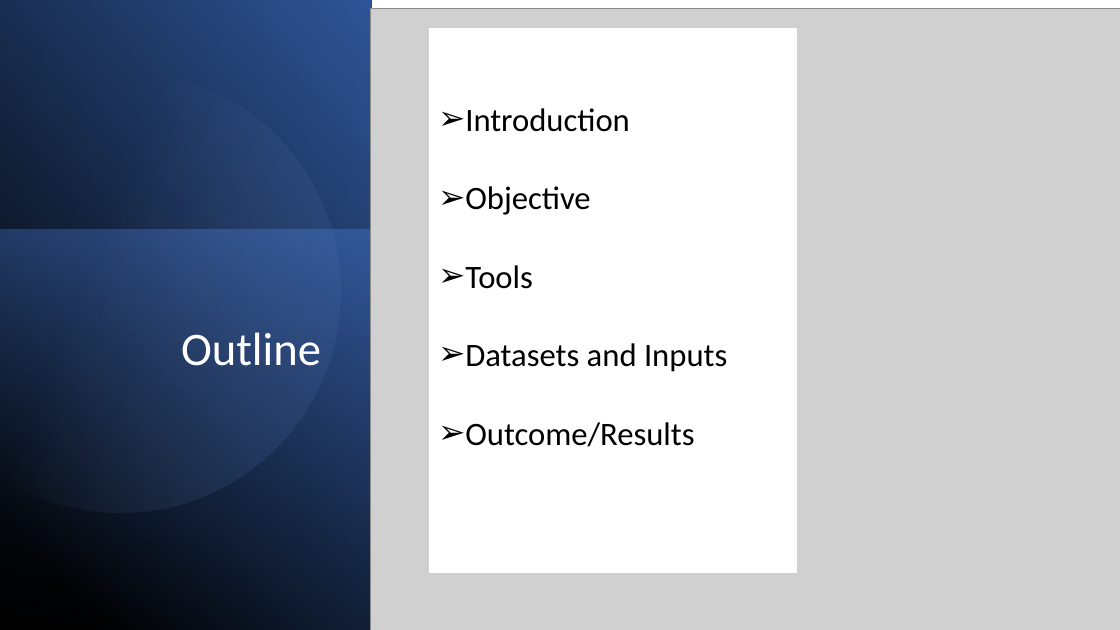
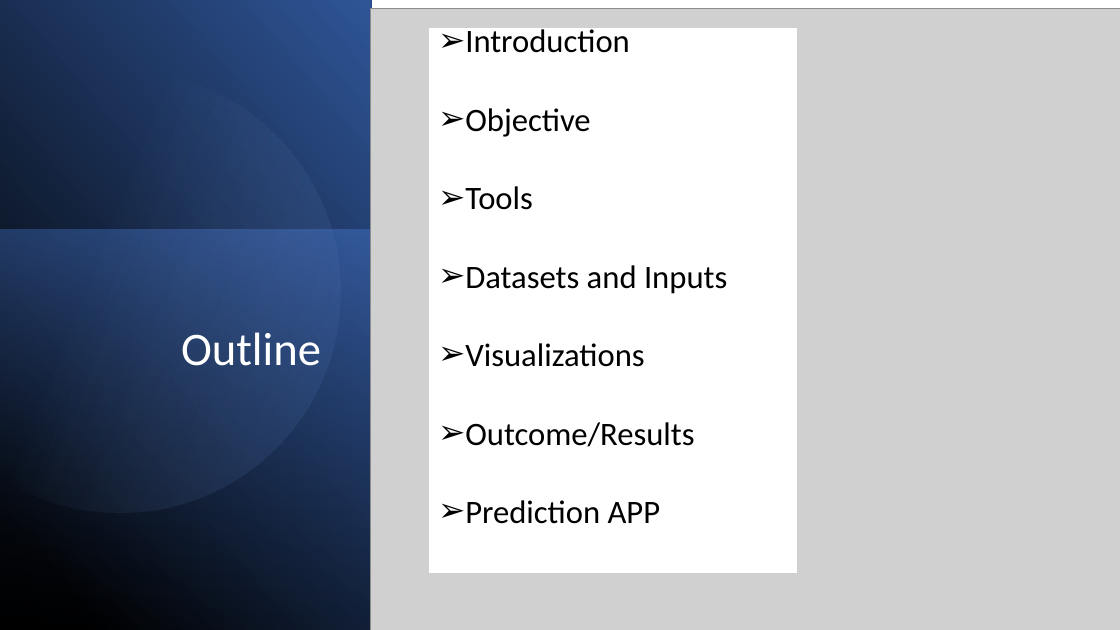
Before and after one commit to pauls21033/Machine-Learning-Predicting-Stroke-Model-Project, a slide deck: slide 2 of Stroke_Anaylsis_Presentation(final) (1).pptx. Drawn at 1120x630 pixels with LibreOffice and Linux fonts; fonts in the diff are those of the drawing; grey boxes stand for pictures. Boxes give left, top, right and bottom in pixels: in the first picture for what was removed or moved away, otherwise in the second. Text is boxed around its words. In the diff, an @@ line names an element or a change of style, - is before the commit and + after.

```diff
--- a/Stroke_Anaylsis_Presentation(final) (1).pptx
+++ b/Stroke_Anaylsis_Presentation(final) (1).pptx
@@ text in rectangle at [465, 343, 644, 367]: paragraph added @@
+➢ Visualizations
@@ text in rectangle at [465, 500, 661, 524]: paragraph added @@
+➢ Prediction APP
```
Also in this commit, not shown: 1 other slide changed, 6 slides added.
